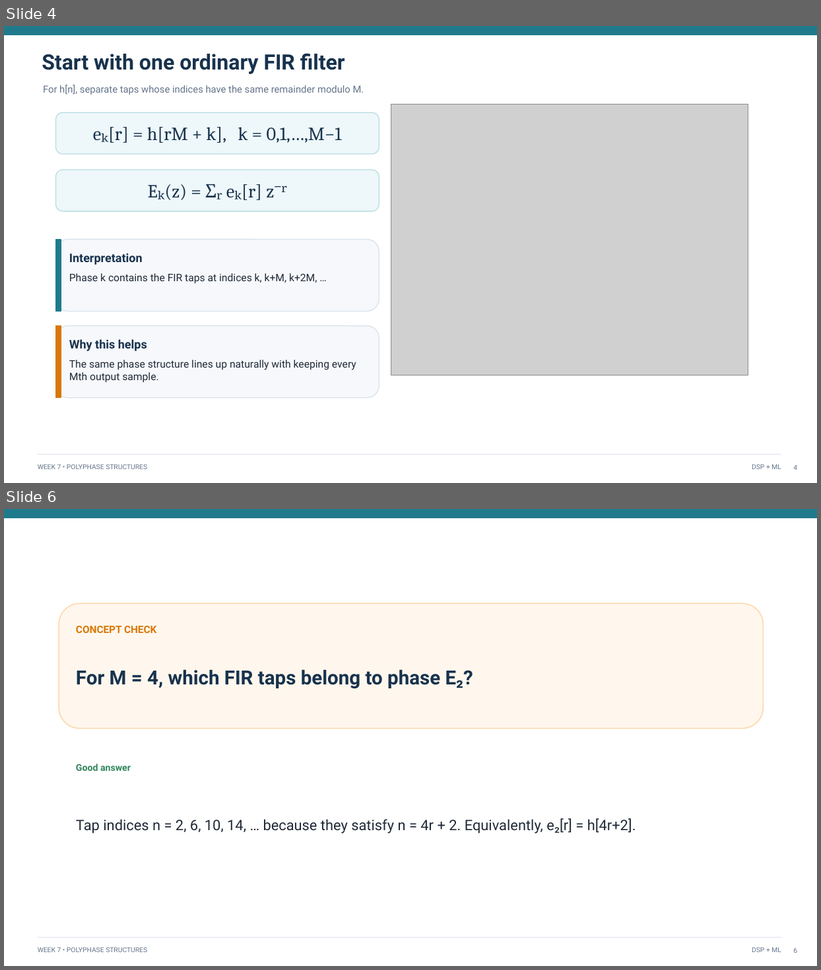
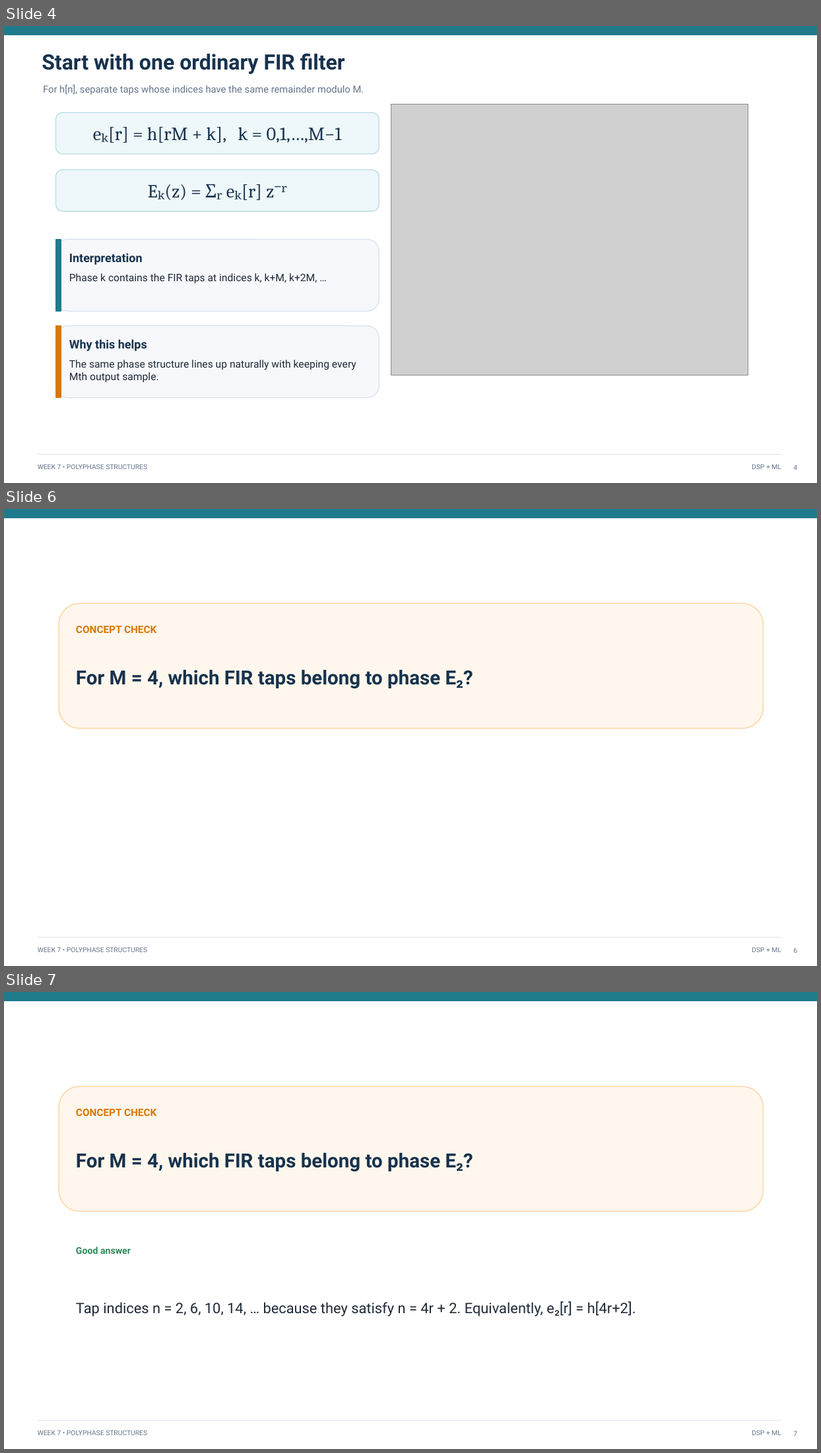
Before and after one commit to mathys2000/ecen45632_f26, a slide deck: python/CourseDesign/Week07e/Week7_Lecture13_Polyphase_Efficient_Decimation.pptx. Shown one above the other, each under a label of ours: slides 4 and 6 before the commit, slides 4, 6 and 7 after it; the slides between them are not shown. The pictures are 821x970 and 821x1453 pixels, drawn with LibreOffice and Linux fonts; fonts in the diff are those of the drawing; grey boxes stand for pictures. Boxes give left, top, right and bottom in pixels: in the first picture for what was removed or moved away, otherwise in the second. Text is boxed around its words. In the diff, an @@ line names an element or a change of style, - is before the commit and + after.

```diff
--- a/python/CourseDesign/Week07e/Week7_Lecture13_Polyphase_Efficient_Decimation.pptx
+++ b/python/CourseDesign/Week07e/Week7_Lecture13_Polyphase_Efficient_Decimation.pptx
@@ slide 6 added at (4,509,817,966), background #FFFFFF; not listed: 4 template elements that a slide beside it also shows @@
@@ rounded rectangle added at (59,603,764,729), fill #FFF7ED, outline #FED7AA 1.2 pt @@
@@ text added at (76,626,156,633), 12 pt, text #D97706, bold @@
+CONCEPT CHECK
@@ text added at (76,670,473,689), 23 pt, text #17324D, bold @@
+For M = 4, which FIR taps belong to phase E₂?
@@ page number added at (793,949,797,953), 8 pt, text #64748B @@
+6
@@ what was slide 6 is now slide 7 @@
@@ page number at (793,1431,797,1436): text changed @@
-6
+7
```
Also in this commit, not shown: 6 slides changed, 1 other slide added, 27 other files.
